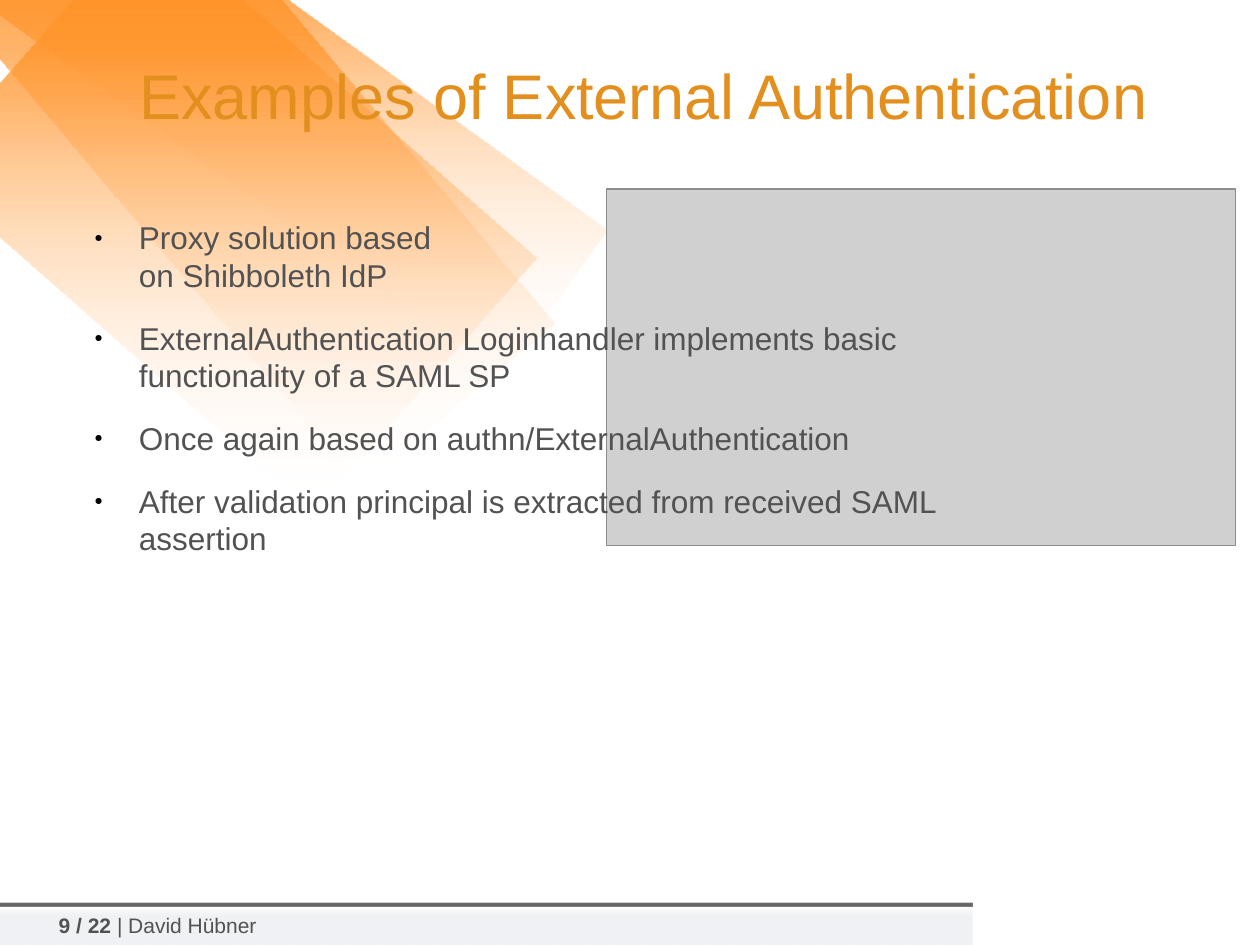
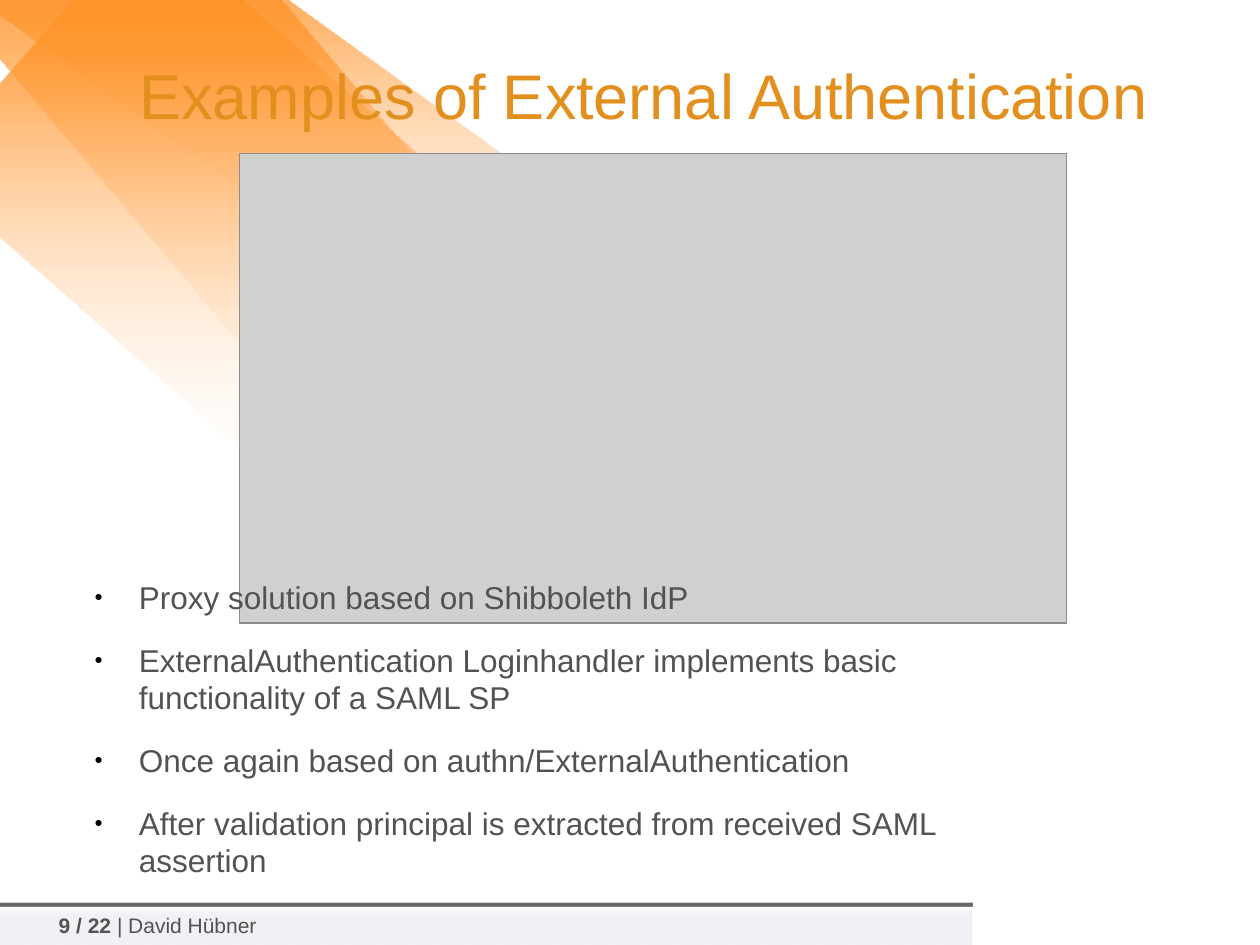
Before and after one commit to tiime2018/lab1, a slide deck: slide 9 of slides/2018-02-06_TIIME-Shibboleth-06-Shib-IdP-Extensibility.odp. Drawn at 1260x945 pixels with LibreOffice and Linux fonts; fonts in the diff are those of the drawing; grey boxes stand for pictures; background and template pictures are left out. Boxes give left, top, right and bottom in pixels: in the first picture for what was removed or moved away, otherwise in the second. Text is boxed around its words. In the diff, an @@ line names an element or a change of style, - is before the commit and + after.

```diff
--- a/slides/2018-02-06_TIIME-Shibboleth-06-Shib-IdP-Extensibility.odp
+++ b/slides/2018-02-06_TIIME-Shibboleth-06-Shib-IdP-Extensibility.odp
@@ picture: place and size @@
-picture at bbox=[606, 189, 1235, 546]
+picture at bbox=[239, 154, 1066, 622]
@@ text "Proxy solution based on Shibboleth ..." rewrapped from bbox=[139, 226, 937, 551] to bbox=[139, 584, 937, 873] @@
```
Also in this commit, not shown: 1 other file.
